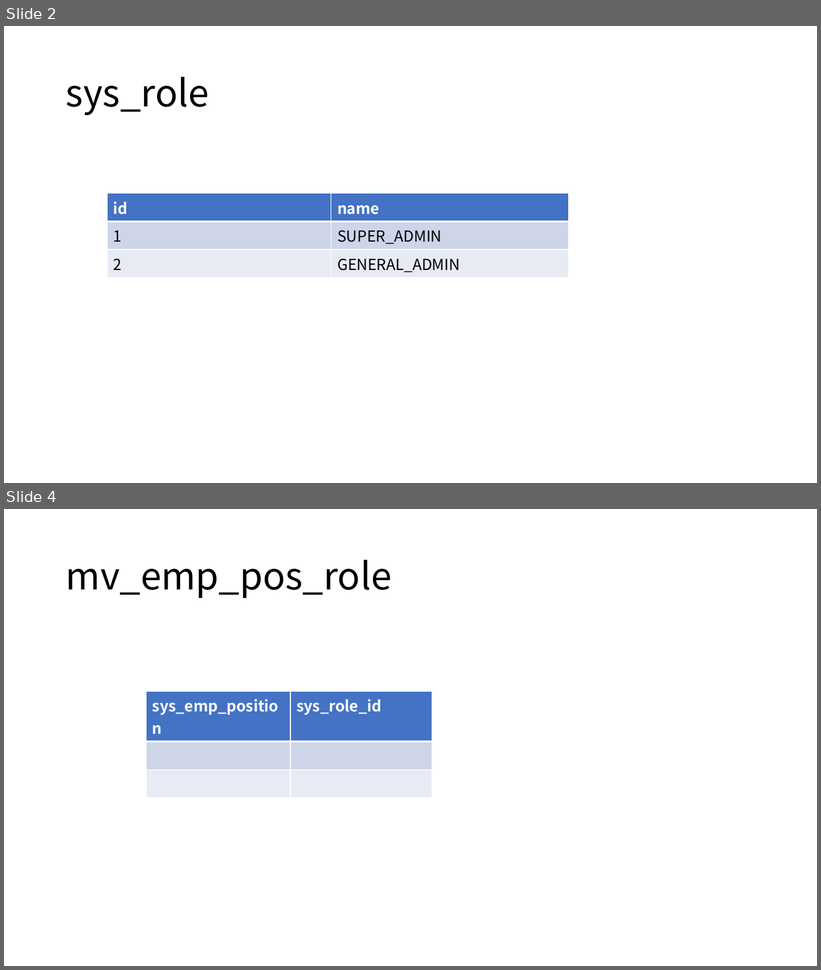
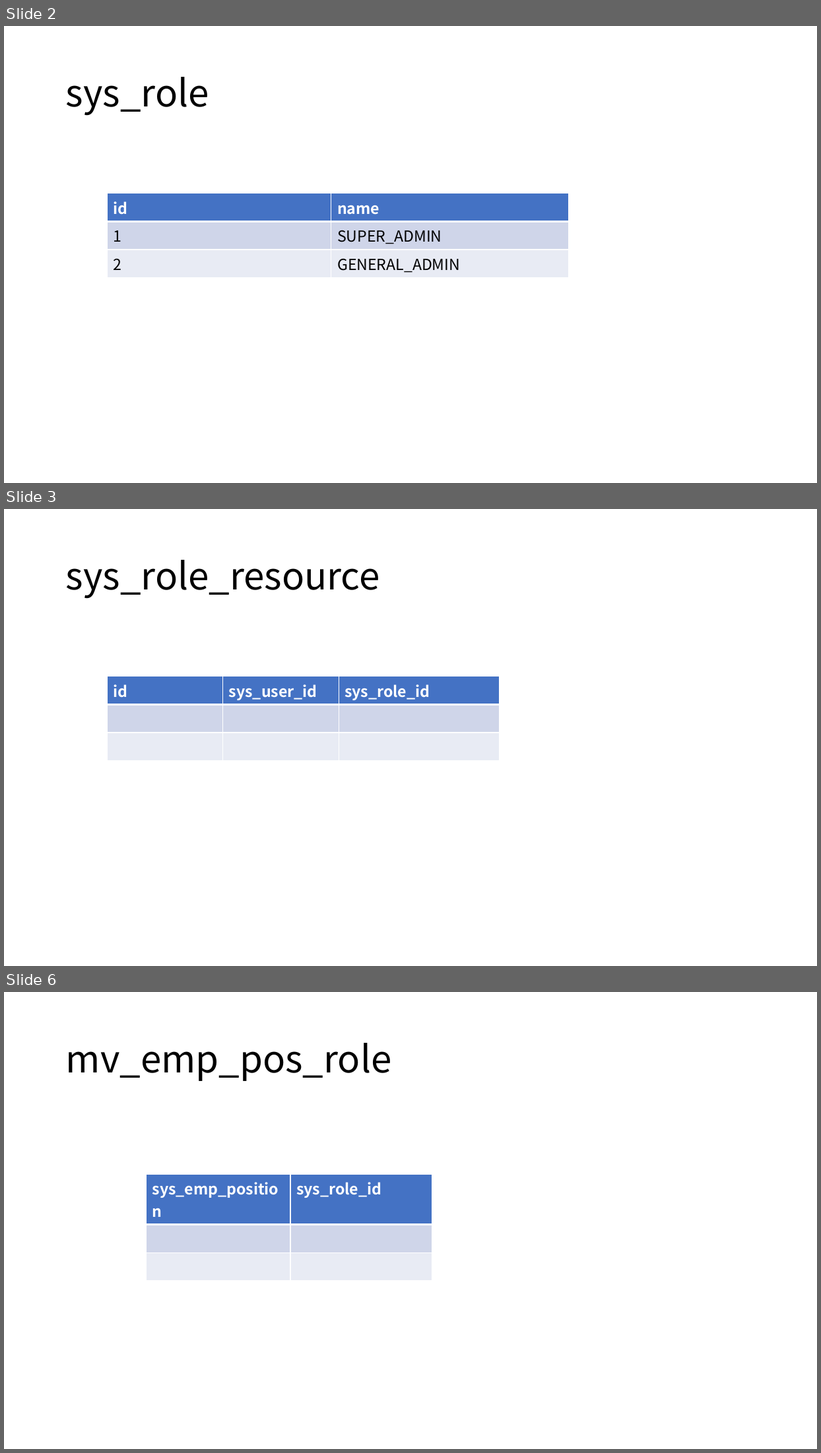
Before and after one commit to JueyingLee/kor-erp-front-public, a slide deck: documents/Database-ER-Diagram.pptx. Shown one above the other, each under a label of ours: slides 2 and 4 before the commit, slides 2, 3 and 6 after it; the slides between them are not shown. The pictures are 821x970 and 821x1453 pixels, drawn with LibreOffice and Linux fonts; fonts in the diff are those of the drawing. Boxes give left, top, right and bottom in pixels: in the first picture for what was removed or moved away, otherwise in the second. Text is boxed around its words. In the diff, an @@ line names an element or a change of style, - is before the commit and + after.

```diff
--- a/documents/Database-ER-Diagram.pptx
+++ b/documents/Database-ER-Diagram.pptx
@@ slide 3 added at [4,509,817,966], background #FFFFFF @@
@@ title added at [66,560,380,599], 44 pt, text #000000 @@
+sys_role_resource
@@ table added at [107,676,499,751], 3 rows, 3 columns @@
+id | sys_user_id | sys_role_id
+ |  | 
+ |  | 
@@ what was slide 4 is now slide 6 @@
```
Also in this commit, not shown: 2 slides changed, 1 other slide added, 1 other file.
